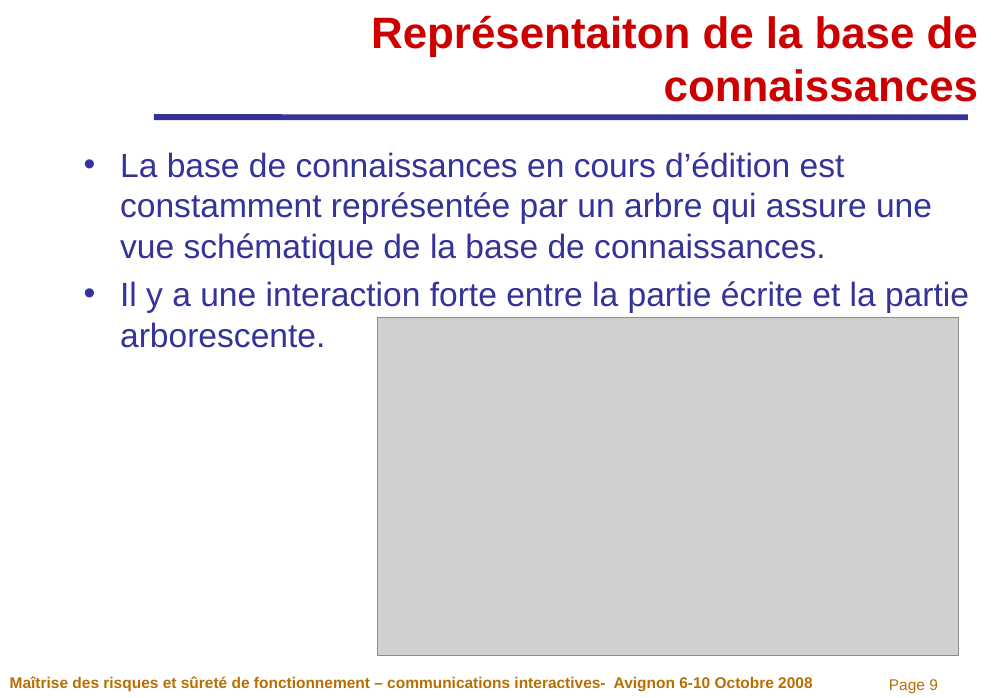
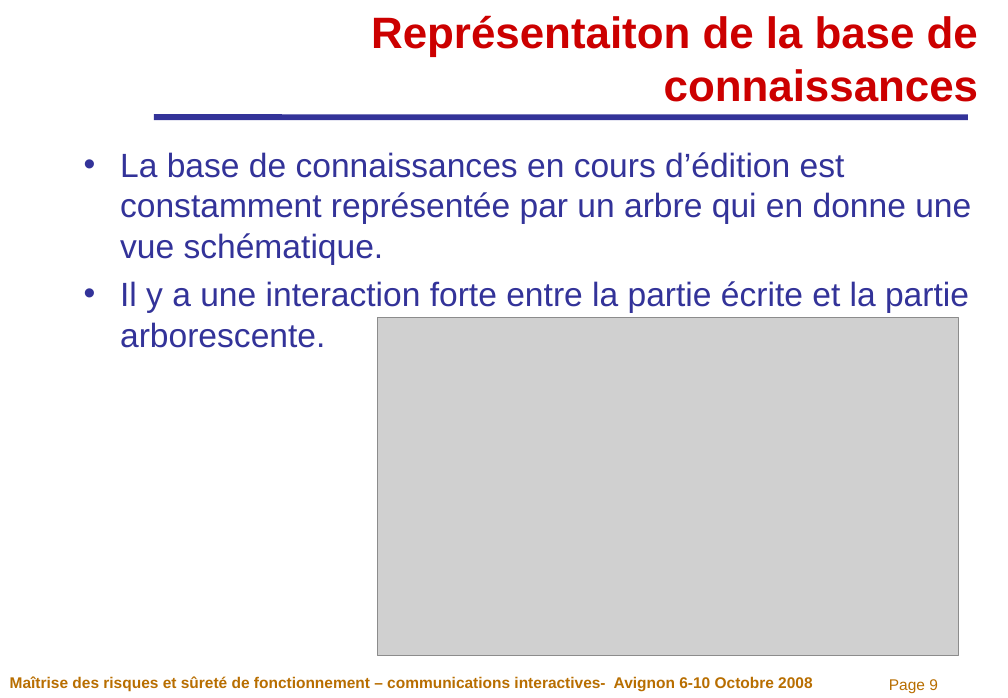
Before and after one commit to EDF-Lab/VisualFigaro, a slide deck: slide 9 of Package/6_Docs_livrables/081007 Visual Figaro lm16.ppt. Drawn at 1008x698 pixels with LibreOffice and Linux fonts; fonts in the diff are those of the drawing; grey boxes stand for pictures; background and template pictures are left out. Boxes give left, top, right and bottom in pixels: in the first picture for what was removed or moved away, otherwise in the second. Text is boxed around its words. In the diff, an @@ line names an element or a change of style, - is before the commit and + after.

```diff
--- a/Package/6_Docs_livrables/081007 Visual Figaro lm16.ppt
+++ b/Package/6_Docs_livrables/081007 Visual Figaro lm16.ppt
@@ text at (120,152,971,264): text changed @@
-• La base de connaissances en cours d’édition est constamment représentée par un arbre qui assure une vue schématique de la base de connaissances.
+• La base de connaissances en cours d’édition est constamment représentée par un arbre qui en donne une vue schématique.
```
Also in this commit, not shown: 7 other slides changed, 2 other files.
